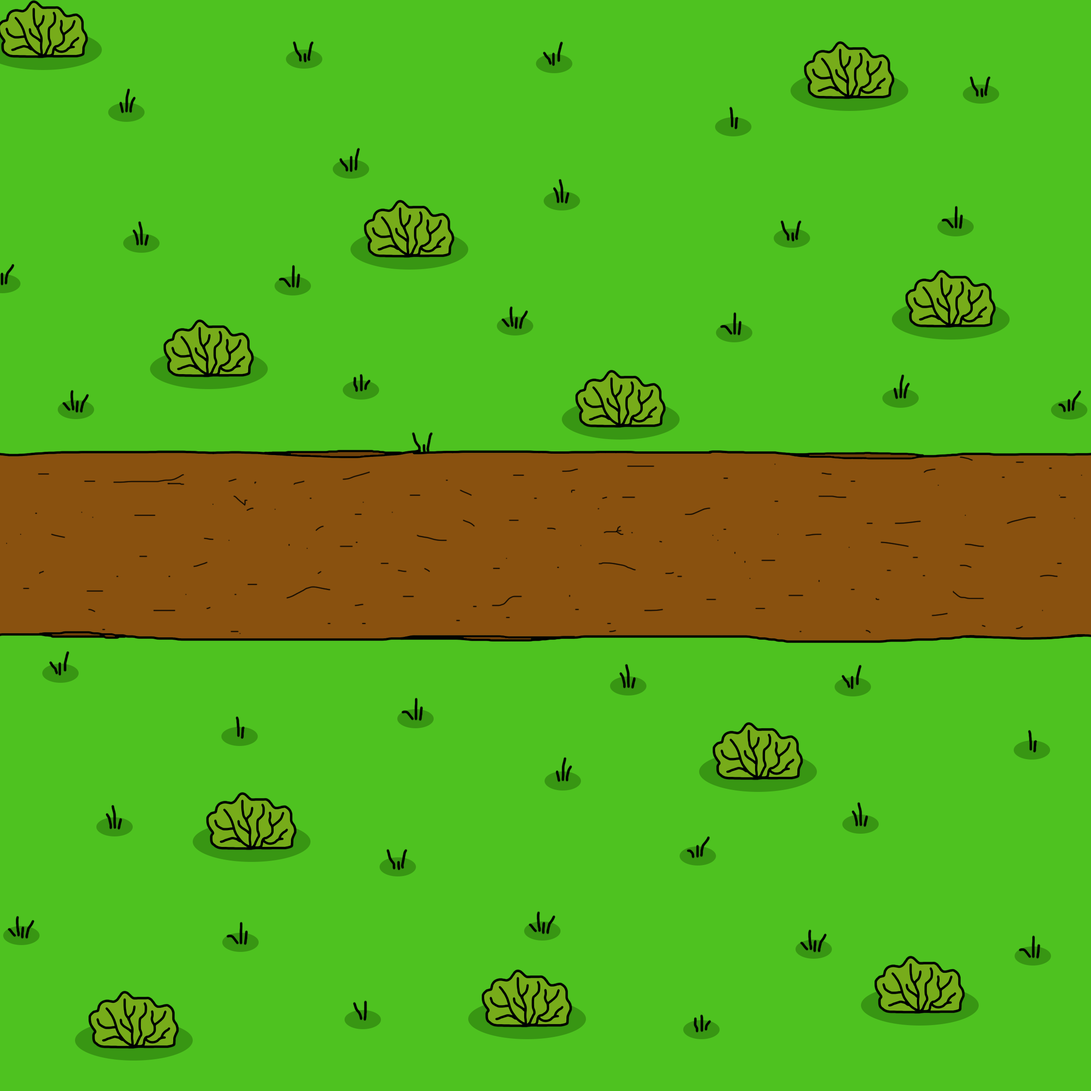
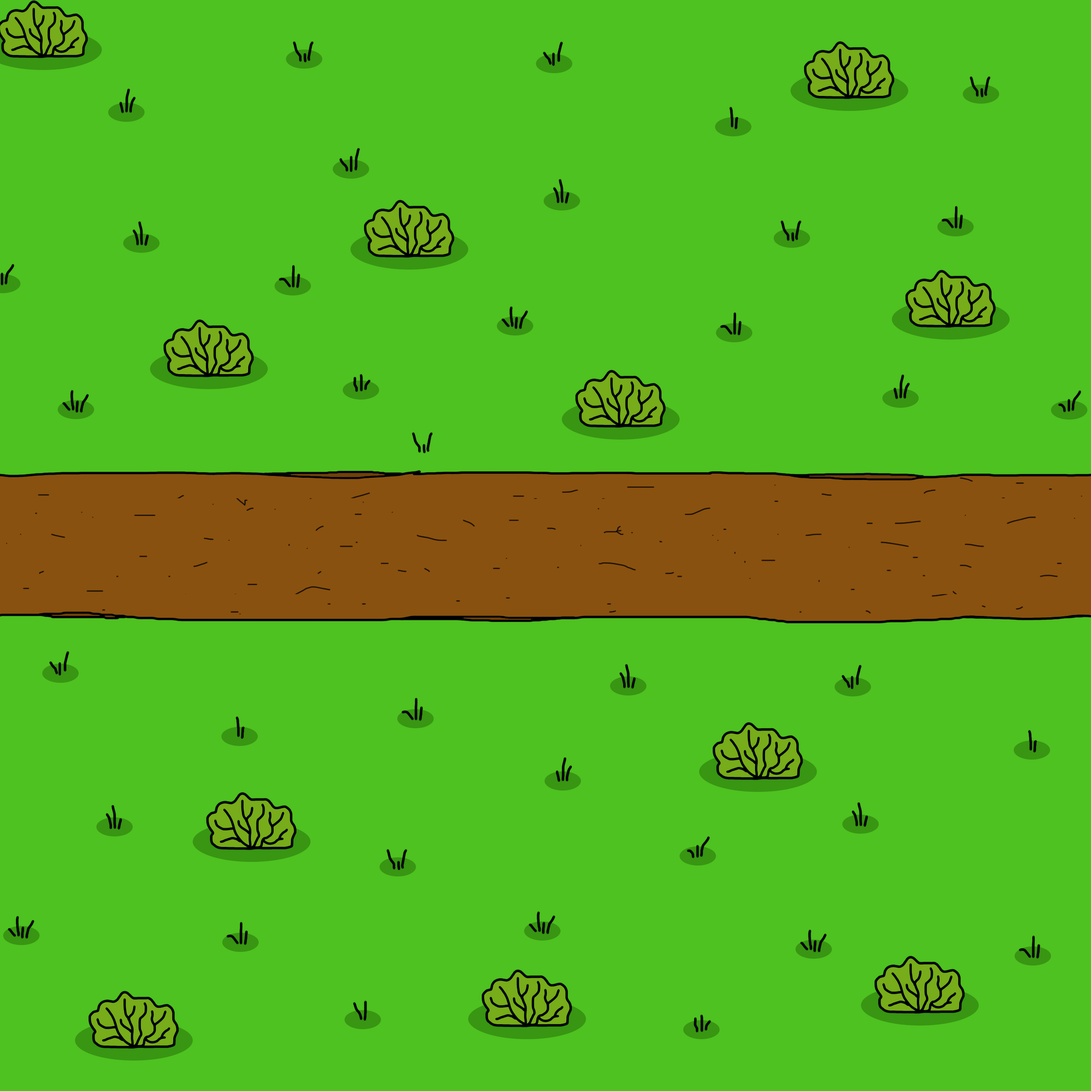
Two versions of the same layered image (1091x1091). Layer-by-layer changes:
added layer "road" (1st of 3) above "road" over left=0, top=469, right=1091, bottom=624
moved "Warstwa 12" into group "road" over left=5, top=456, right=1084, bottom=635
moved "road" (3rd of 3, in "road") into group "road" over left=0, top=449, right=1091, bottom=644
